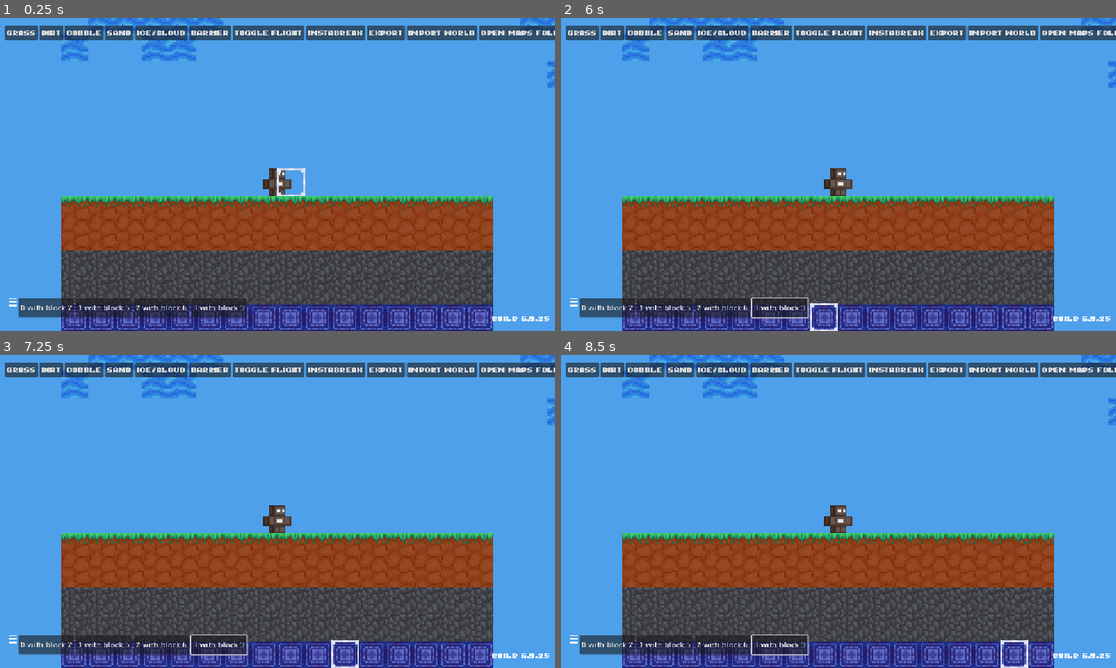
Above: before the commit, frames 1-4 (two rows, left to right).
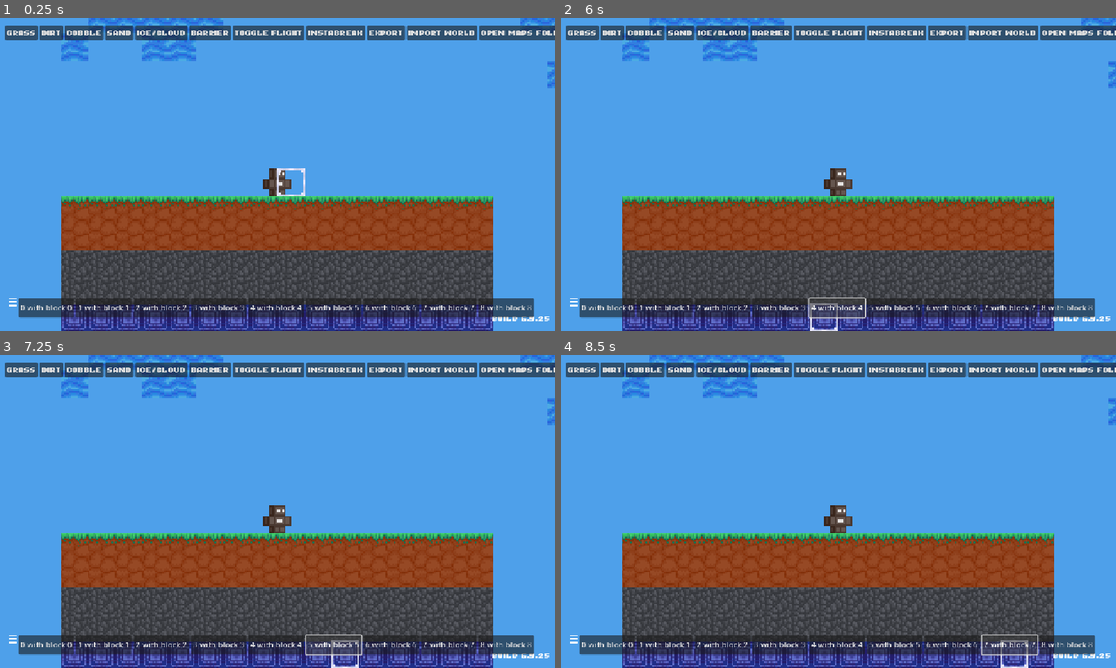
Above: after the commit, the same moments.

Repository: artelephantb/naichthushal
Game: Godot game, scene res://scenes/world.tscn
Two runs of this game, one before a commit and one after it. Both use one fixed random seed, a clock stepped at 60 frames per second and the inputs below.
Inputs (mouse positions are in pixels of both pictures, inside the frame that each line leads up to):
- Up to frame 1 (0.25 s): no input
- Up to frame 2 (6 s): click (605, 305) at 0.5 s, where only the run before the commit has a clickable "0 with block 2"; click (605, 305) at 1.25 s, where only the run after the commit has a clickable "0 with block 0"; click (666, 305) at 2 s, where only the run before the commit has a clickable "1 with block 5"; click (666, 305) at 2.75 s, where only the run after the commit has a clickable "1 with block 1"; click (721, 305) at 3.5 s, where only the run before the commit has a clickable "2 with block 6"; click (721, 305) at 4.25 s, where only the run after the commit has a clickable "2 with block 2"; click "3 with block 3" at 5 s; click (838, 305) at 5.75 s, where only the run after the commit has a clickable "4 with block 4"
- Up to frame 3 (7.25 s): click (333, 642) at 6.5 s, where only the run after the commit has a clickable "5 with block 5"
- Up to frame 4 (8.5 s): click (949, 642) at 7.25 s, where only the run after the commit has a clickable "6 with block 6"; click (1010, 642) at 8 s, where only the run after the commit has a clickable "7 with block 7"

The runs differ from the first frame. In frame 1, 2.6% of the frame differs, in the area x 12-97%, y 89-96%; in frame 2, 2.8%; in frame 3, 2.8%, in the area x 12-97%, y 89-97%; in frame 4, 2.8%.

Commit message:
Added all blocks to inventory

Diff:
--- a/scenes/world.tscn
+++ b/scenes/world.tscn
@@ -217,7 +217,7 @@
 offset_top = 579.0
 offset_right = 118.0
 offset_bottom = 619.0
-slots = Array[int]([2, 5, 6, 3])
+main_slots = Array[int]([0, 1, 2, 3, 4, 5, 6, 7, 8])
 
 [node name="BlockSelection" parent="." node_paths=PackedStringArray("tilemap") instance=ExtResource("5_71j4m")]
 tilemap = NodePath("../TileMapLayer")
--- a/scripts/inventory.gd
+++ b/scripts/inventory.gd
@@ -1,11 +1,11 @@
 extends HBoxContainer
 
-@export var slots: Array[int]
+@export var main_slots: Array[int]
 @export var selected_slot_index: int
 @export var selected_item_index: int
 
 
-func _ready() -> void:
+func create_slots(slots: Array[int]):
 	for slot_index in range(len(slots)):
 		var new_slot = Button.new()
 		new_slot.pressed.connect(_slot_pressed.bind(slot_index))
@@ -13,10 +13,13 @@
 
 		add_child(new_slot)
 
+func _ready() -> void:
+	create_slots(main_slots)
+
 func _process(delta: float) -> void:
 	pass
 
 
 func _slot_pressed(slot_index: int):
 	selected_slot_index = slot_index
-	selected_item_index = slots[slot_index]
+	selected_item_index = main_slots[slot_index]
--- a/scripts/world.gd
+++ b/scripts/world.gd
@@ -32,6 +32,7 @@
 
 func _process(delta: float) -> void:
 	$'BlockSelection'.selected_block = $'CanvasLayer/Inventory'.selected_item_index
+	tile_layer.get_cell_atlas_coords(Vector2(0, 0))
 	$BlockSelection.safe_area.x = $Player.position.x
 	$BlockSelection.safe_area.y = $Player.position.y
 	$BlockSelection.safe_area.z = $Player.position.x + 16
